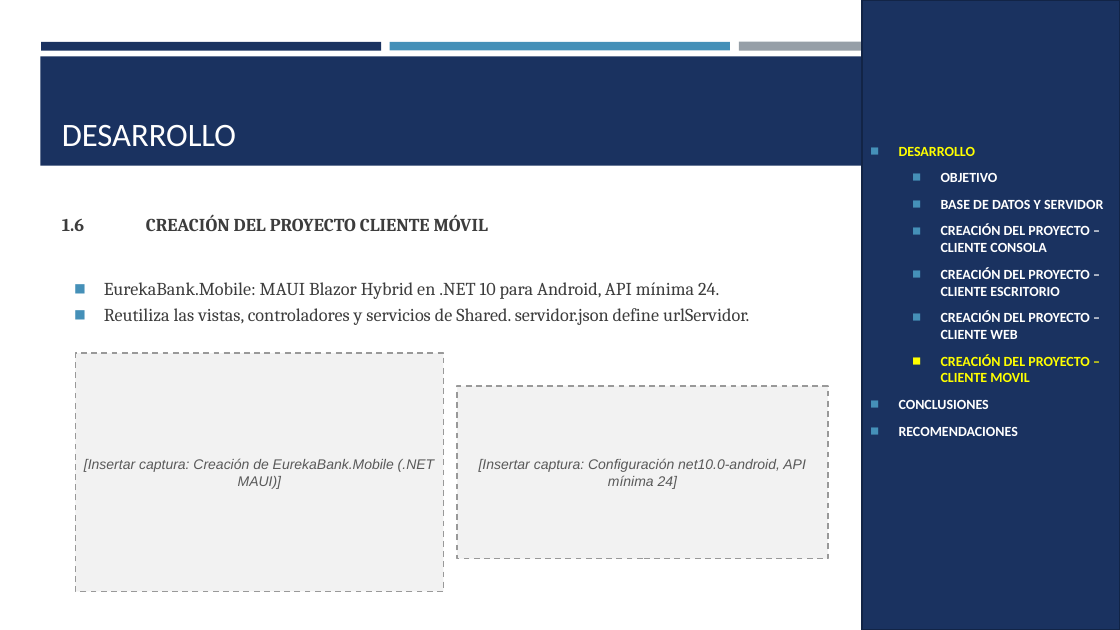
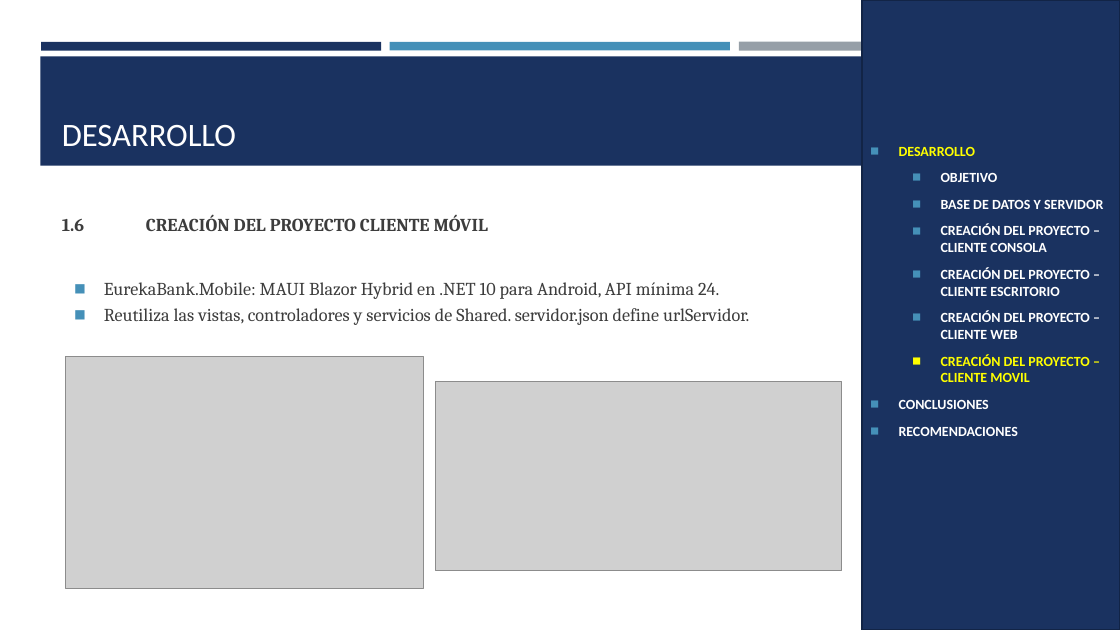
Before and after one commit to Teo344/Arquitectura_GRUPO03, a slide deck: slide 37 of TG.1.4. PAO202651_EUREKA_BDDLOCAL_RESTFUL_DOTNET_NRC36884_GR03/05. DOCUMENTACION/PRESENTACION TG.1.4. EUREKABANK RESTFUL con BDD LOCAL en DOTNET GR03.pptx. Drawn at 1120x630 pixels with LibreOffice and Linux fonts; fonts in the diff are those of the drawing; grey boxes stand for pictures. Boxes give left, top, right and bottom in pixels: in the first picture for what was removed or moved away, otherwise in the second. Text is boxed around its words. In the diff, an @@ line names an element or a change of style, - is before the commit and + after.

```diff
--- a/TG.1.4. PAO202651_EUREKA_BDDLOCAL_RESTFUL_DOTNET_NRC36884_GR03/05. DOCUMENTACION/PRESENTACION TG.1.4. EUREKABANK RESTFUL con BDD LOCAL en DOTNET GR03.pptx
+++ b/TG.1.4. PAO202651_EUREKA_BDDLOCAL_RESTFUL_DOTNET_NRC36884_GR03/05. DOCUMENTACION/PRESENTACION TG.1.4. EUREKABANK RESTFUL con BDD LOCAL en DOTNET GR03.pptx
@@ picture added at [66,356,423,588] @@
@@ rectangle removed at [76,353,444,592] @@
-[Insertar captura: Creación de EurekaBank.Mobile (.NET MAUI)]
@@ picture added at [435,381,842,571] @@
@@ rectangle removed at [457,386,828,559] @@
-[Insertar captura: Configuración net10.0-android, API mínima 24]
```
Also in this commit, not shown: 23 other slides changed, 1 other file.
